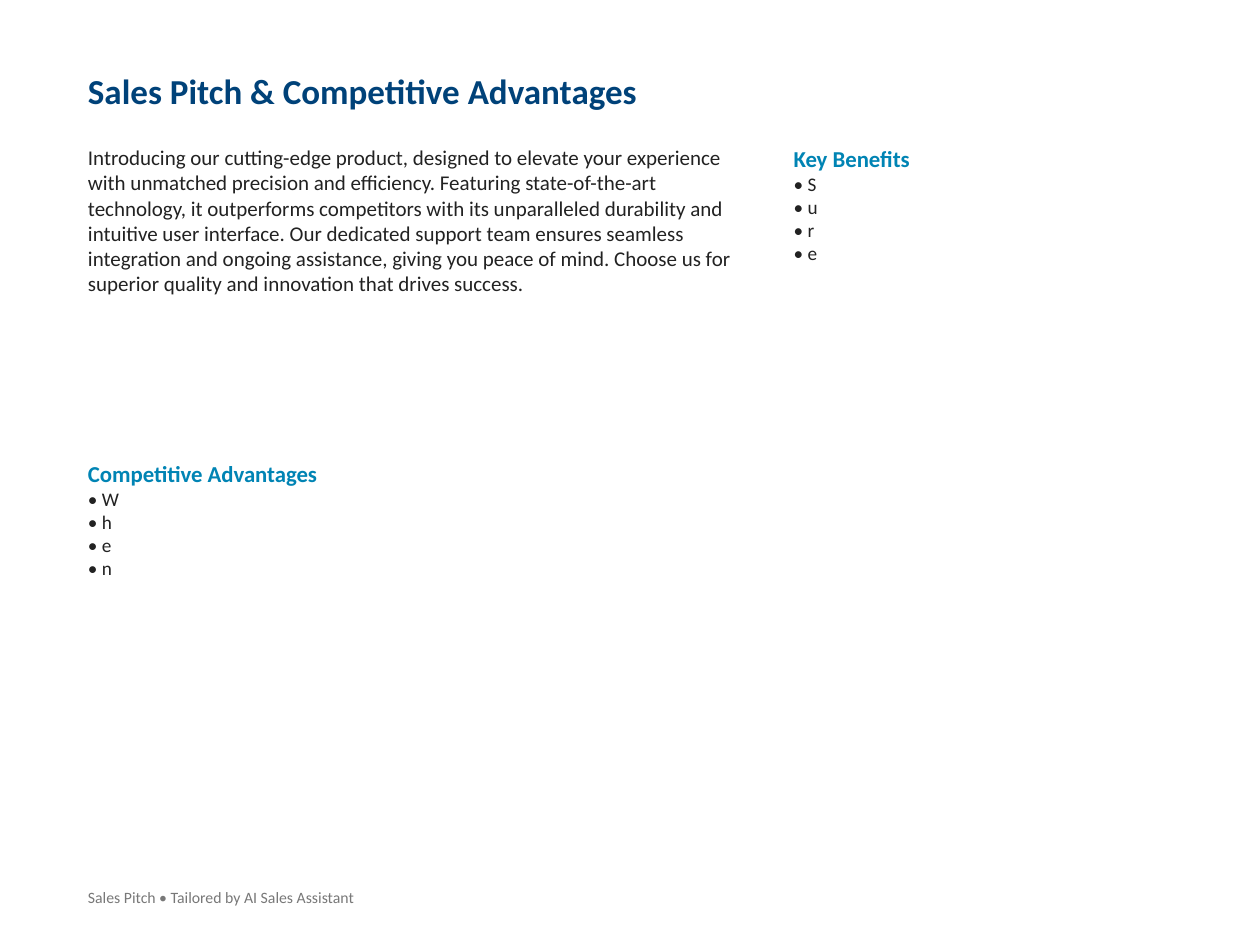
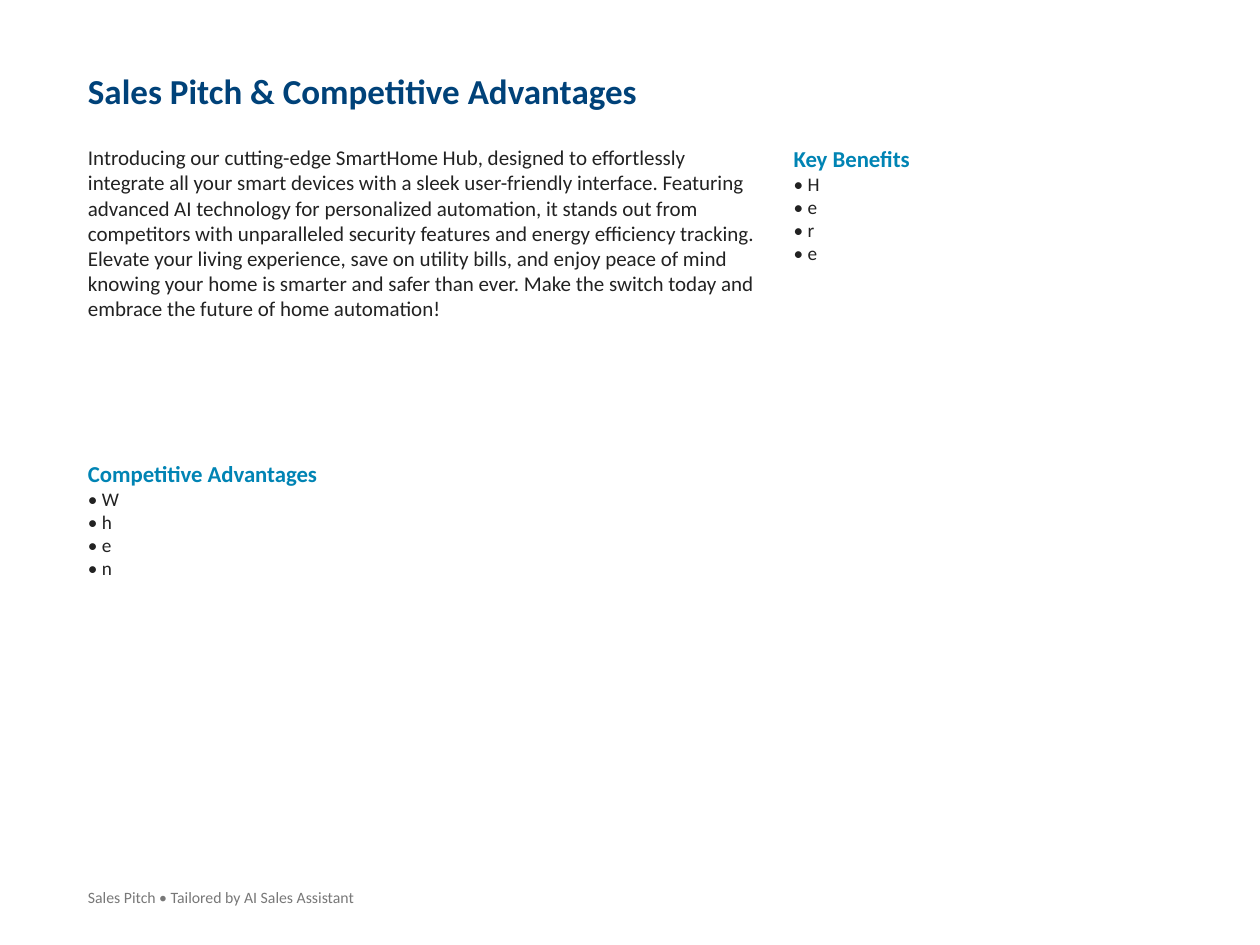
Before and after one commit to Abhinav-u2/hp-ai-deck-generator, a slide deck: slide 6 of HP_Proposal_Professional.pptx. Drawn at 1260x945 pixels with LibreOffice and Linux fonts; fonts in the diff are those of the drawing. Boxes give left, top, right and bottom in pixels: in the first picture for what was removed or moved away, otherwise in the second. Text is boxed around its words. In the diff, an @@ line names an element or a change of style, - is before the commit and + after.

```diff
--- a/HP_Proposal_Professional.pptx
+++ b/HP_Proposal_Professional.pptx
@@ text at (x1=88, y1=150, x2=753, y2=316): text changed @@
-Introducing our cutting-edge product, designed to elevate your experience with unmatched precision and efficiency. Featuring state-of-the-art technology, it outperforms competitors with its unparalleled durability and intuitive user interface. Our dedicated support team ensures seamless integration and ongoing assistance, giving you peace of mind. Choose us for superior quality and innovation that drives success.
+Introducing our cutting-edge SmartHome Hub, designed to effortlessly integrate all your smart devices with a sleek user-friendly interface. Featuring advanced AI technology for personalized automation, it stands out from competitors with unparalleled security features and energy efficiency tracking. Elevate your living experience, save on utility bills, and enjoy peace of mind knowing your home is smarter and safer than ever. Make the switch today and embrace the future of home automation!
@@ text at (x1=808, y1=178, x2=820, y2=214): text changed @@
-• S
-• u
+• H
+• e
```
Also in this commit, not shown: 7 other slides changed, 5 other files.
